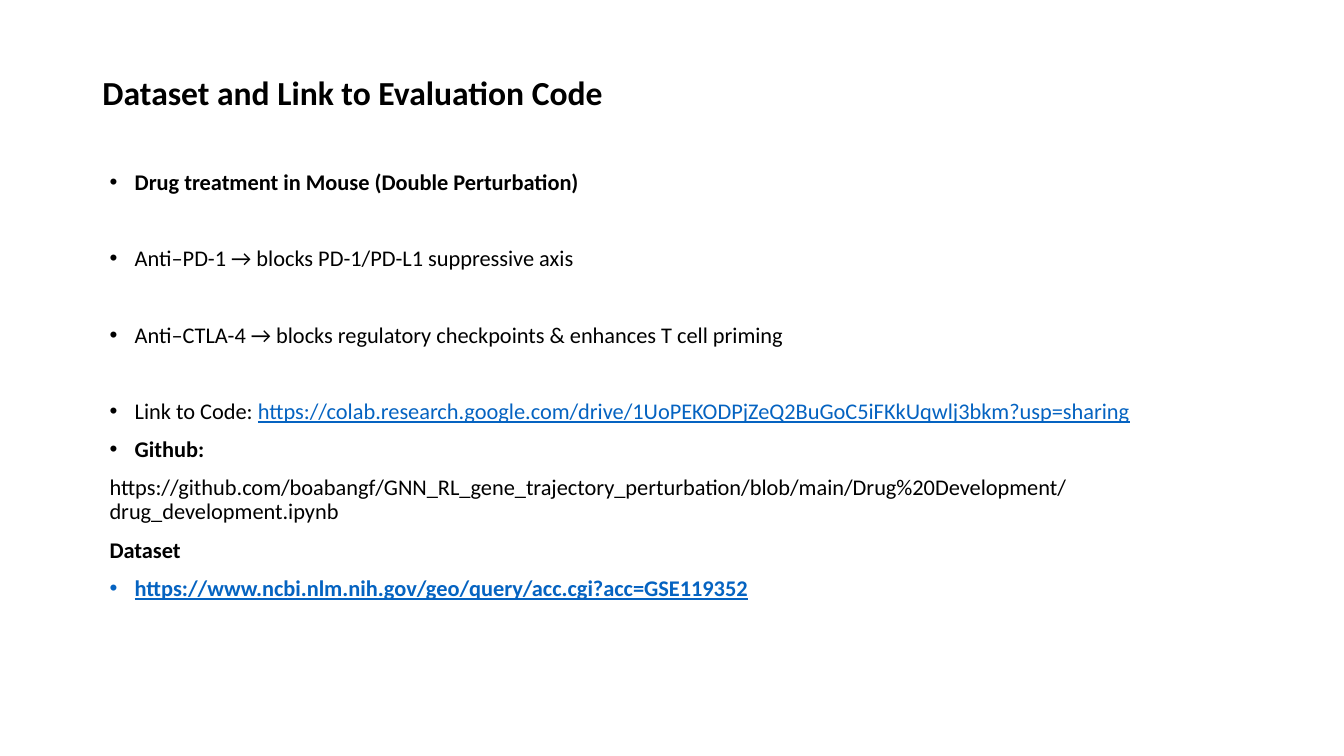
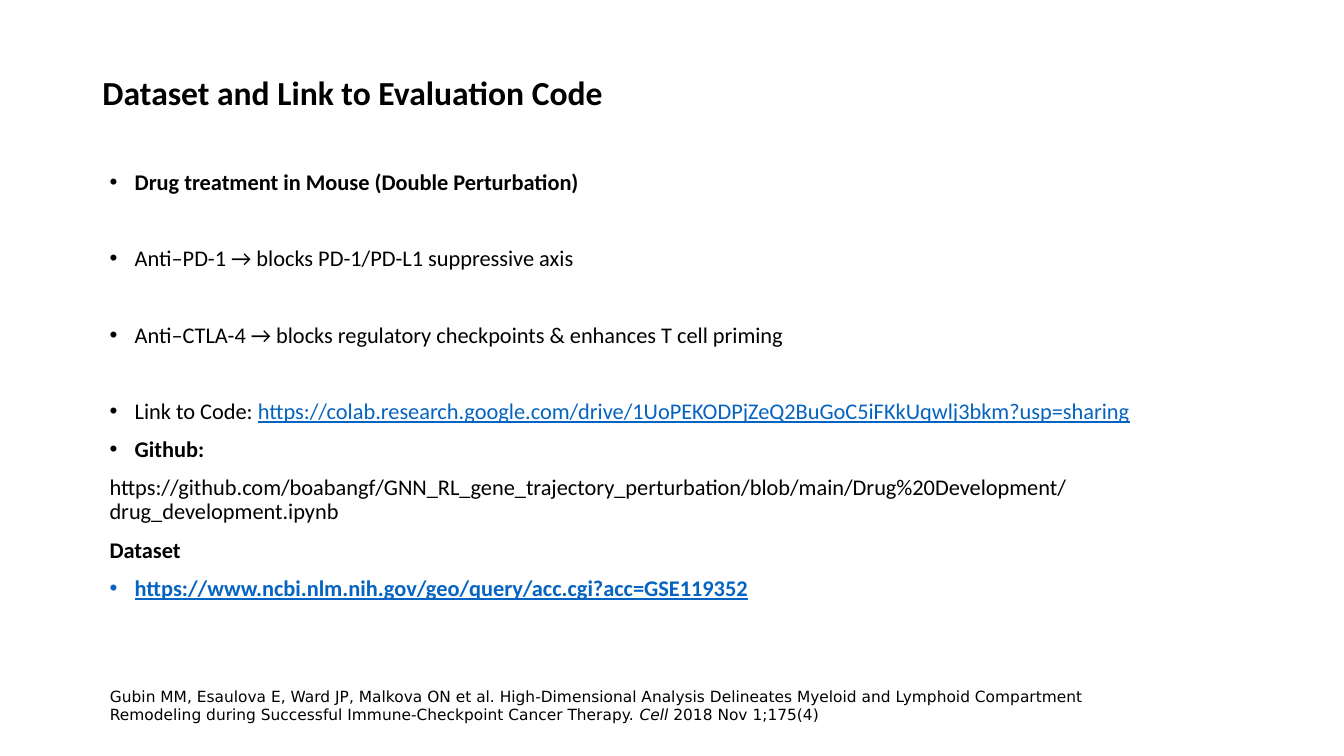
Before and after one commit to boabangf/GNN_RL_gene_trajectory_perturbation, a slide deck: slide 22 of ppt slides for omic codeathon (1) (1).pptx. Drawn at 1344x756 pixels with LibreOffice and Linux fonts; fonts in the diff are those of the drawing. Boxes give left, top, right and bottom in pixels: in the first picture for what was removed or moved away, otherwise in the second. Text is boxed around its words. In the diff, an @@ line names an element or a change of style, - is before the commit and + after.

```diff
--- a/ppt slides for omic codeathon (1) (1).pptx
+++ b/ppt slides for omic codeathon (1) (1).pptx
@@ table added at [108,667,1142,728], 1 rows, 1 columns @@
+Gubin MM, Esaulova E, Ward JP, Malkova ON et al. High-Dimensional Analysis Delineates Myeloid and Lymphoid Compartment Remodeling during Successful Immune-Checkpoint Cancer Therapy. Cell 2018 Nov 1;175(4)
```
